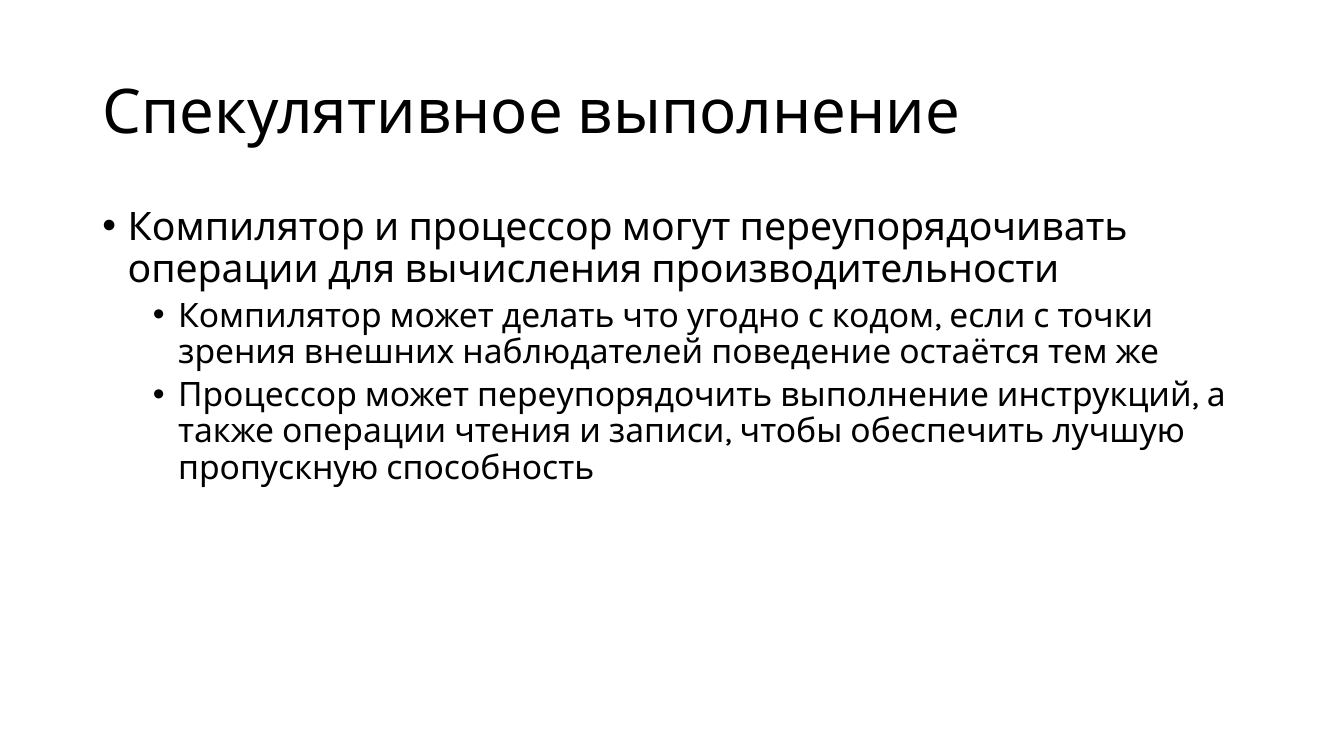
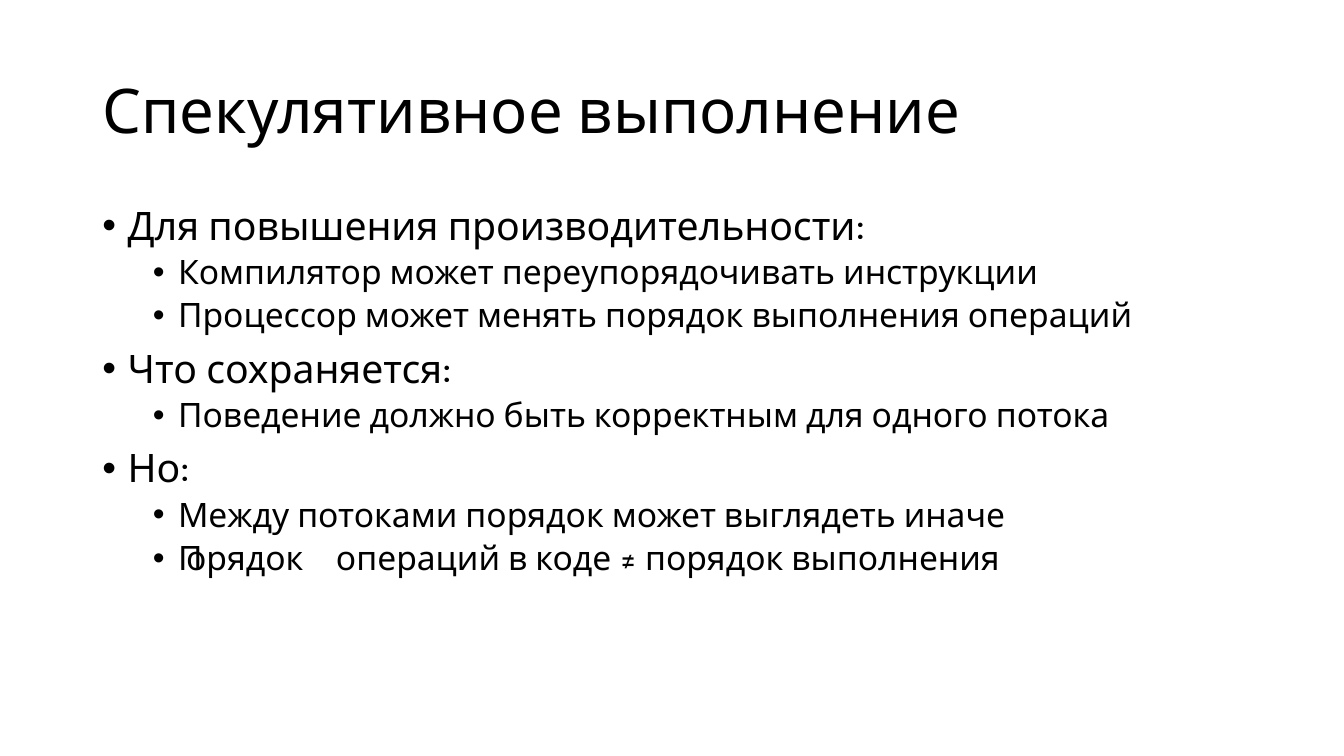
Before and after one commit to alexey-malov/pc, a slide deck: slide 17 of lectures/08/Модель памяти и атомарные операции.pptx (slide 18 before the commit). Drawn at 1344x756 pixels with LibreOffice and Linux fonts; fonts in the diff are those of the drawing. Boxes give left, top, right and bottom in pixels: in the first picture for what was removed or moved away, otherwise in the second. Text is boxed around its words. In the diff, an @@ line names an element or a change of style, - is before the commit and + after.

```diff
--- a/lectures/08/Модель памяти и атомарные операции.pptx
+++ b/lectures/08/Модель памяти и атомарные операции.pptx
@@ text at bbox=[128, 212, 1132, 578]: text changed @@
-• Компилятор и процессор могут переупорядочивать операции для вычисления производительности
-  • Компилятор может делать что угодно с кодом, если с точки зрения внешних наблюдателей поведение остаётся тем же
-  • Процессор может переупорядочить выполнение инструкций, а также операции чтения и записи, чтобы обеспечить лучшую пропускную способность
+• Для повышения производительности:
+  • Компилятор может переупорядочивать инструкции
+  • Процессор может менять порядок выполнения операций
+• Что сохраняется:
+  • Поведение должно быть корректным для одного потока
+• Но:
+  • Между потоками порядок может выглядеть иначе
+  • 👉 Порядок операций в коде ≠ порядок выполнения
```
Also in this commit, not shown: 13 other slides changed, 1 slide added, 3 slides removed, 1 other file.
